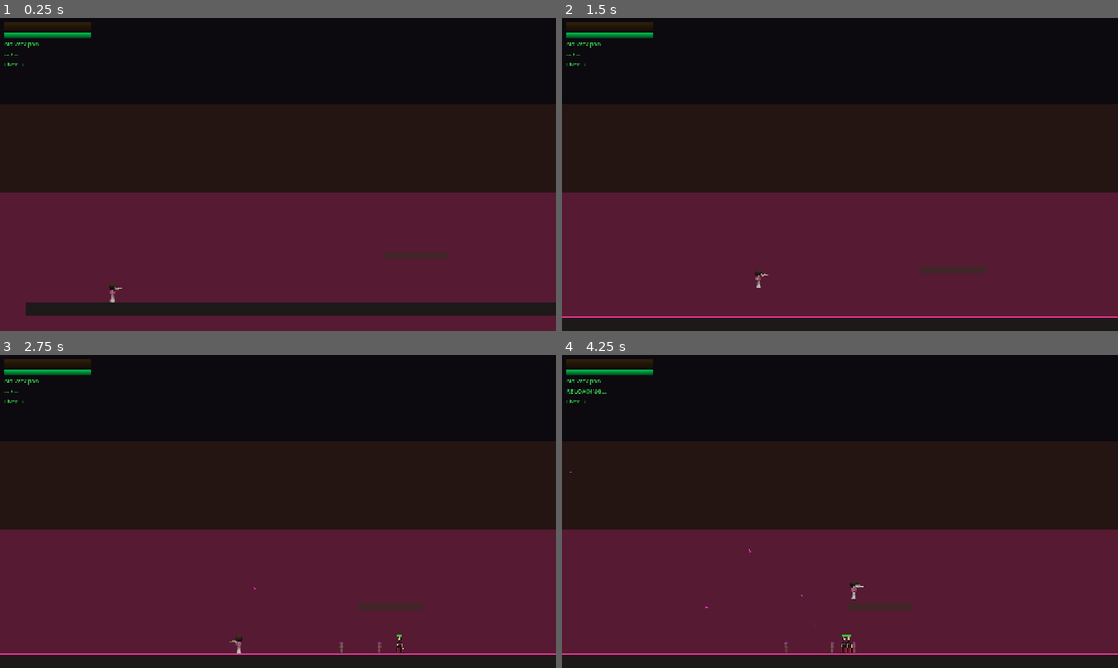
Above: before the commit, frames 1-4 (two rows, left to right).
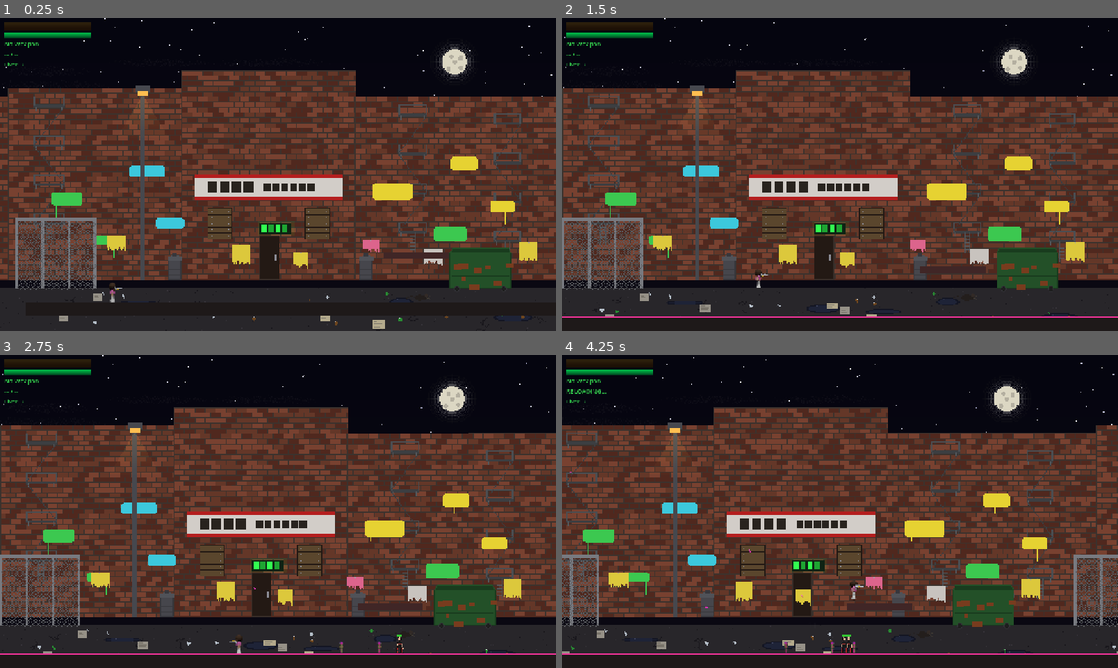
Above: after the commit, the same moments.

Repository: Brickmii/Disco-Cop
Game: Godot game, scene res://scenes/levels/level_04.tscn
The game is run twice, just before and just after one commit, with the same random seed, the same clock (stepped at 60 frames per second) and the same inputs. This scene is started directly instead of the project's main scene. Sound files missing from this copy of the repository are replaced by a short silence.
Inputs (mouse positions are in pixels of both pictures, inside the frame that each line leads up to):
- Up to frame 1 (0.25 s): no input
- Up to frame 2 (1.5 s): tap Enter at 0.5 s; move the mouse to (962, 158) at 0.52 s; hold D (move_right) from 0.53 s (still down); tap S (aim_down) at 0.6 s; click (962, 158) at 0.67 s; tap Space (jump) at 0.77 s; move the mouse to (728, 190) at 1.27 s; tap W (aim_up) at 1.35 s
- Up to frame 3 (2.75 s): tap Space (jump) at 1.52 s; move the mouse to (333, 442) at 2.02 s; release D (move_right) at 2.03 s; hold A (move_left) from 2.03 s (still down); tap E (interact) at 2.1 s
- Up to frame 4 (4.25 s): move the mouse to (812, 574) at 2.77 s; release A (move_left) at 2.78 s; hold D (move_right) from 2.78 s (still down); tap J (shoot) at 2.85 s; click (812, 574) at 2.92 s; tap Space (jump) at 3.02, 3.77 s; move the mouse to (1006, 558) at 3.52 s; tap Q (swap_weapon) at 3.6 s; tap R (reload) at 4.15 s

The runs differ from the first frame. In frame 1, 69% of the frame differs, in the area x 0-100%, y 0-100%; in frame 2, 68%; in frame 3, 68%; in frame 4, 68%.

Commit message:
Fix L3/L4 script errors and wire parallax backgrounds
Fix sign() Variant inference in boss_joey_ramone.gd, rename
_on_boss_defeated to _on_dual_boss_killed in level_03.gd to avoid
parent signature clash, replace ColorRect parallax placeholders with
Sprite2D textures in both level_03.tscn and level_04.tscn.

Co-Authored-By: Claude Opus 4.6 <noreply@anthropic.com>

Diff:
--- a/disco_cop/scenes/bosses/boss_joey_ramone.gd
+++ b/disco_cop/scenes/bosses/boss_joey_ramone.gd
@@ -155,7 +155,7 @@
 	# 5 horizontal wave projectiles toward player
 	velocity.x = 0.0
 	if _pattern_timer < 0.1 and _target:
-		var base_dir := sign(_target.global_position.x - global_position.x)
+		var base_dir: float = sign(_target.global_position.x - global_position.x)
 		for i in 5:
 			var y_offset := -60.0 + (i * 15.0)
 			var dir := Vector2(base_dir, 0.0).normalized()
--- a/disco_cop/scenes/levels/level_03.gd
+++ b/disco_cop/scenes/levels/level_03.gd
@@ -26,17 +26,17 @@
 	var johnny: Node2D = _boss_johnny_scene.instantiate() as Node2D
 	johnny.position = Vector2(5600, 688)
 	if johnny.has_signal("boss_defeated"):
-		johnny.connect("boss_defeated", _on_boss_defeated)
+		johnny.connect("boss_defeated", _on_dual_boss_killed)
 	add_child(johnny)
 
 	var sid: Node2D = _boss_sid_scene.instantiate() as Node2D
 	sid.position = Vector2(5800, 688)
 	if sid.has_signal("boss_defeated"):
-		sid.connect("boss_defeated", _on_boss_defeated)
+		sid.connect("boss_defeated", _on_dual_boss_killed)
 	add_child(sid)
 
 
-func _on_boss_defeated() -> void:
+func _on_dual_boss_killed() -> void:
 	_bosses_defeated += 1
 	if _bosses_defeated >= 2:
 		EventBus.level_completed.emit()
--- a/disco_cop/scenes/levels/level_03.tscn
+++ b/disco_cop/scenes/levels/level_03.tscn
@@ -1,8 +1,11 @@
-[gd_scene load_steps=7 format=3 uid="uid://c2level03"]
+[gd_scene load_steps=10 format=3 uid="uid://c2level03"]
 
 [ext_resource type="Script" path="res://scenes/levels/level_03.gd" id="1_level"]
 [ext_resource type="Script" path="res://scenes/camera/multi_target_camera.gd" id="2_camera"]
 [ext_resource type="Script" path="res://scenes/camera/screen_shake.gd" id="3_shake"]
+[ext_resource type="Texture2D" uid="uid://c8wam34204jjf" path="res://assets/sprites/environment/parallax_concert_sky.png" id="4_concert_sky"]
+[ext_resource type="Texture2D" uid="uid://dtveapkj2plpc" path="res://assets/sprites/environment/parallax_concert_mid.png" id="5_concert_mid"]
+[ext_resource type="Texture2D" uid="uid://cyh4j70ifiqy0" path="res://assets/sprites/environment/parallax_concert_near.png" id="6_concert_near"]
 
 [sub_resource type="RectangleShape2D" id="RectangleShape2D_floor"]
 size = Vector2(6000, 32)
@@ -116,35 +119,29 @@
 
 [node name="ParallaxBG" type="ParallaxBackground" parent="."]
 
-[node name="DeepPurple" type="ParallaxLayer" parent="ParallaxBG"]
+[node name="Sky" type="ParallaxLayer" parent="ParallaxBG"]
 motion_scale = Vector2(0.1, 0.0)
 motion_mirroring = Vector2(1280, 0)
 
-[node name="BG" type="ColorRect" parent="ParallaxBG/DeepPurple"]
-offset_left = 0.0
-offset_top = 0.0
-offset_right = 1280.0
-offset_bottom = 720.0
-color = Color(0.08, 0.03, 0.12, 1)
+[node name="Sprite" type="Sprite2D" parent="ParallaxBG/Sky"]
+position = Vector2(640, 360)
+scale = Vector2(2, 2)
+texture = ExtResource("4_concert_sky")
 
-[node name="PurpleHaze" type="ParallaxLayer" parent="ParallaxBG"]
+[node name="Mid" type="ParallaxLayer" parent="ParallaxBG"]
 motion_scale = Vector2(0.3, 0.0)
 motion_mirroring = Vector2(1280, 0)
 
-[node name="BG" type="ColorRect" parent="ParallaxBG/PurpleHaze"]
-offset_left = 0.0
-offset_top = 200.0
-offset_right = 1280.0
-offset_bottom = 720.0
-color = Color(0.2, 0.1, 0.3, 0.6)
+[node name="Sprite" type="Sprite2D" parent="ParallaxBG/Mid"]
+position = Vector2(640, 360)
+scale = Vector2(2, 2)
+texture = ExtResource("5_concert_mid")
 
-[node name="WarmOrange" type="ParallaxLayer" parent="ParallaxBG"]
+[node name="Near" type="ParallaxLayer" parent="ParallaxBG"]
 motion_scale = Vector2(0.6, 0.0)
 motion_mirroring = Vector2(1280, 0)
 
-[node name="BG" type="ColorRect" parent="ParallaxBG/WarmOrange"]
-offset_left = 0.0
-offset_top = 500.0
-offset_right = 1280.0
-offset_bottom = 720.0
-color = Color(0.6, 0.25, 0.05, 0.4)
+[node name="Sprite" type="Sprite2D" parent="ParallaxBG/Near"]
+position = Vector2(640, 360)
+scale = Vector2(2, 2)
+texture = ExtResource("6_concert_near")
--- a/disco_cop/scenes/levels/level_04.tscn
+++ b/disco_cop/scenes/levels/level_04.tscn
@@ -1,8 +1,11 @@
-[gd_scene load_steps=8 format=3 uid="uid://c2level04"]
+[gd_scene load_steps=11 format=3 uid="uid://c2level04"]
 
 [ext_resource type="Script" path="res://scenes/levels/level_04.gd" id="1_level"]
 [ext_resource type="Script" path="res://scenes/camera/multi_target_camera.gd" id="2_camera"]
 [ext_resource type="Script" path="res://scenes/camera/screen_shake.gd" id="3_shake"]
+[ext_resource type="Texture2D" uid="uid://cs2l5pyuvl2f5" path="res://assets/sprites/environment/parallax_punk_alley_sky.png" id="4_punk_sky"]
+[ext_resource type="Texture2D" uid="uid://cj0a2jtle64i" path="res://assets/sprites/environment/parallax_punk_alley_mid.png" id="5_punk_mid"]
+[ext_resource type="Texture2D" uid="uid://dvt2hg05hqtsb" path="res://assets/sprites/environment/parallax_punk_alley_near.png" id="6_punk_near"]
 
 [sub_resource type="RectangleShape2D" id="RectangleShape2D_floor"]
 size = Vector2(7000, 32)
@@ -123,31 +126,25 @@
 motion_scale = Vector2(0.1, 0.0)
 motion_mirroring = Vector2(1280, 0)
 
-[node name="BG" type="ColorRect" parent="ParallaxBG/DarkAlley"]
-offset_left = 0.0
-offset_top = 0.0
-offset_right = 1280.0
-offset_bottom = 720.0
-color = Color(0.05, 0.04, 0.06, 1)
+[node name="Sprite" type="Sprite2D" parent="ParallaxBG/DarkAlley"]
+position = Vector2(640, 360)
+scale = Vector2(2, 2)
+texture = ExtResource("4_punk_sky")
 
 [node name="BrickWall" type="ParallaxLayer" parent="ParallaxBG"]
 motion_scale = Vector2(0.3, 0.0)
 motion_mirroring = Vector2(1280, 0)
 
-[node name="BG" type="ColorRect" parent="ParallaxBG/BrickWall"]
-offset_left = 0.0
-offset_top = 200.0
-offset_right = 1280.0
-offset_bottom = 720.0
-color = Color(0.18, 0.1, 0.08, 0.7)
+[node name="Sprite" type="Sprite2D" parent="ParallaxBG/BrickWall"]
+position = Vector2(640, 360)
+scale = Vector2(2, 2)
+texture = ExtResource("5_punk_mid")
 
 [node name="NeonSigns" type="ParallaxLayer" parent="ParallaxBG"]
 motion_scale = Vector2(0.6, 0.0)
 motion_mirroring = Vector2(1280, 0)
 
-[node name="BG" type="ColorRect" parent="ParallaxBG/NeonSigns"]
-offset_left = 0.0
-offset_top = 400.0
-offset_right = 1280.0
-offset_bottom = 720.0
-color = Color(0.8, 0.15, 0.5, 0.3)
+[node name="Sprite" type="Sprite2D" parent="ParallaxBG/NeonSigns"]
+position = Vector2(640, 360)
+scale = Vector2(2, 2)
+texture = ExtResource("6_punk_near")
